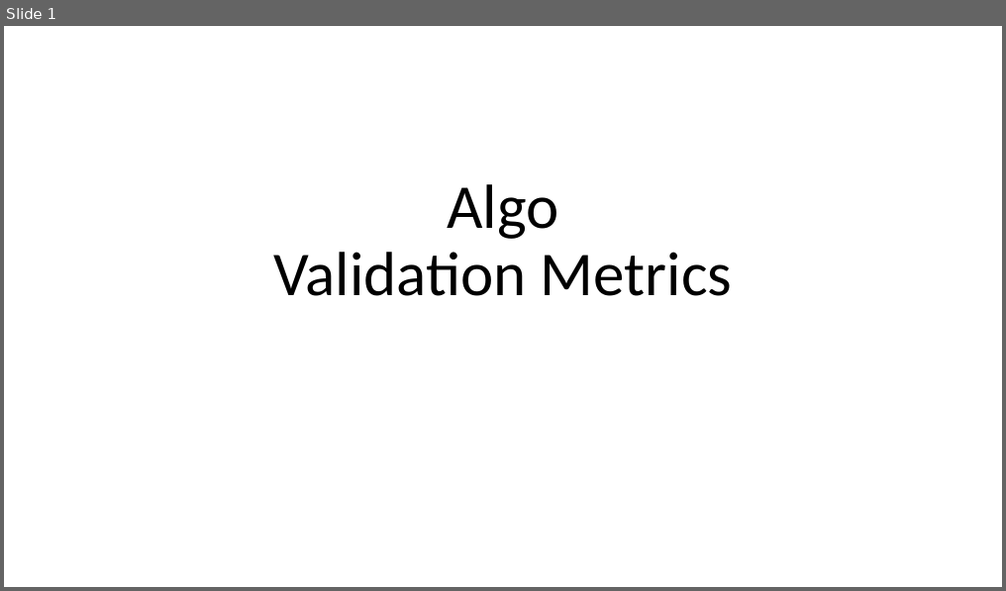
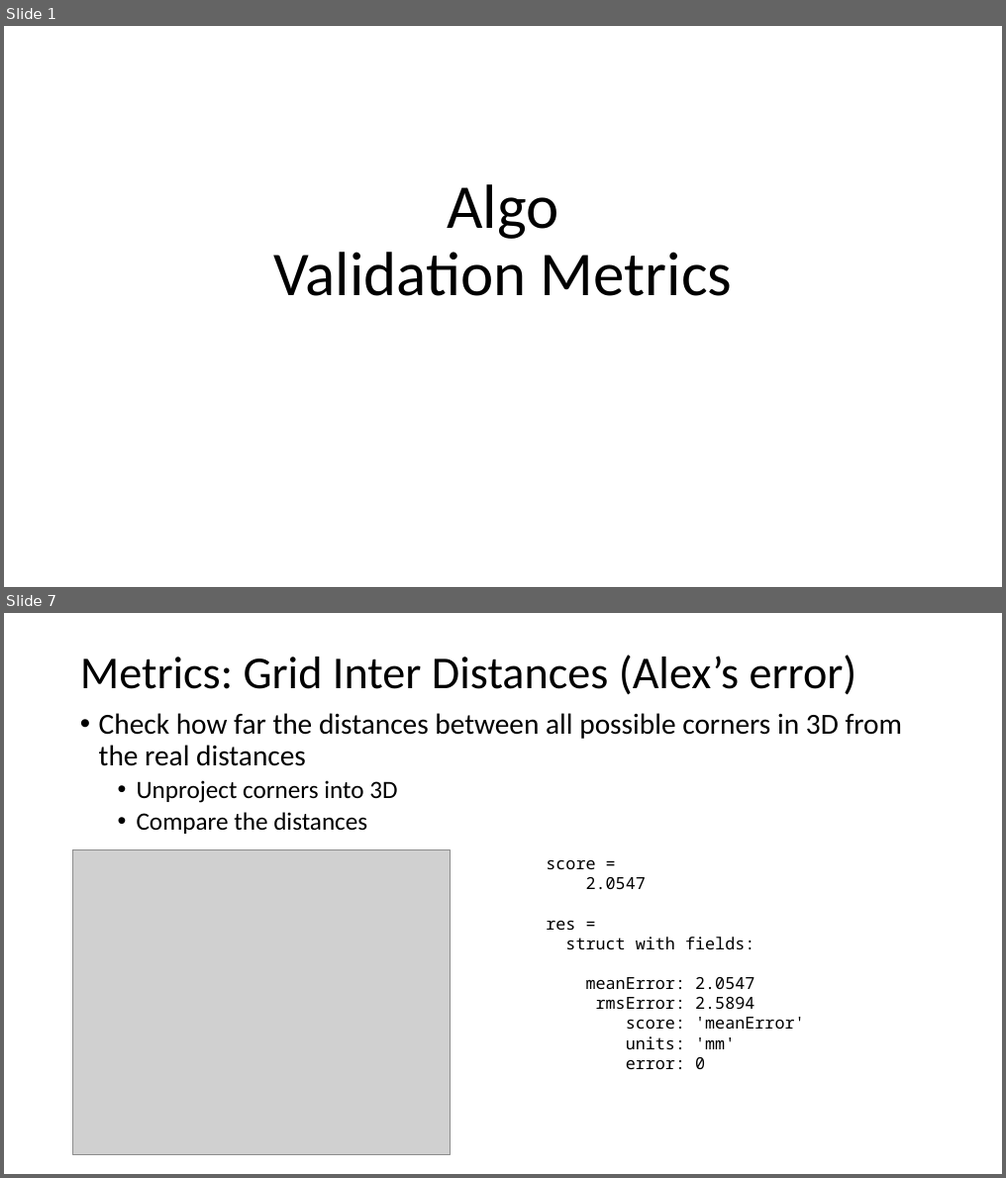
Before and after one commit to aangerma/algo_ivcam2, a slide deck: +Validation/Metrics.pptx. Shown one above the other, each under a label of ours: slide 1 before the commit, slides 1 and 7 after it; the slides between them are not shown. The pictures are 1006x591 and 1006x1178 pixels, drawn with LibreOffice and Linux fonts; fonts in the diff are those of the drawing; grey boxes stand for pictures. Boxes give left, top, right and bottom in pixels: in the first picture for what was removed or moved away, otherwise in the second. Text is boxed around its words. In the diff, an @@ line names an element or a change of style, - is before the commit and + after.

```diff
--- a/+Validation/Metrics.pptx
+++ b/+Validation/Metrics.pptx
@@ slide 7 added at [4, 613, 1002, 1174], background #FFFFFF @@
@@ title added at [80, 655, 857, 695], 44 pt, text #000000 @@
+Metrics: Grid Inter Distances (Alex’s error)
@@ text added at [99, 713, 903, 834], 28 pt, text #000000 @@
+• Check how far the distances between all possible corners in 3D from the real distances
+  • Unproject corners into 3D
+  • Compare the distances
@@ picture added at [73, 850, 450, 1155] @@
@@ text added at [546, 861, 805, 1069], 16 pt, text #000000 @@
+score =
+2.0547
+res =
+struct with fields:
+meanError: 2.0547
+rmsError: 2.5894
+score: 'meanError'
+units: 'mm'
+error: 0
```
Also in this commit, not shown: 2 slides changed, 4 other slides added.
